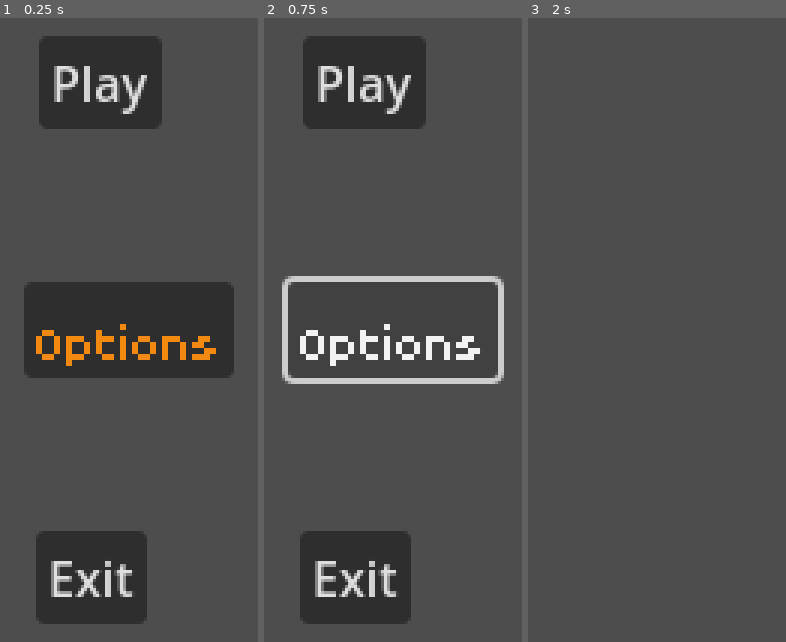
Above: before the commit, frames 1-3 (left to right).
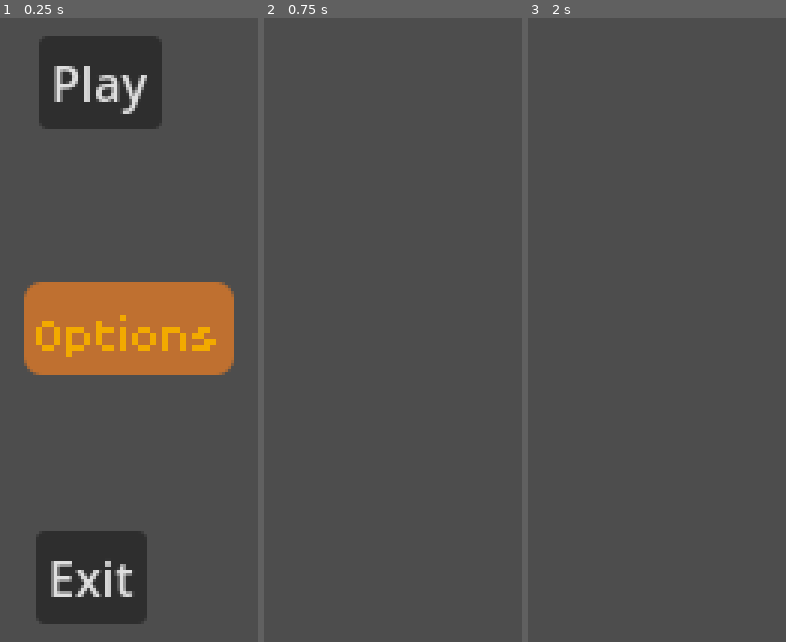
Above: after the commit, the same moments.

Repository: kimradion011107-lgtm/Oranges
Game: Godot game, scene res://data/scenes/ui/mainmenu.tscn
Same seed, same stepped clock (60 frames per second), same inputs: the game is played once before the commit and once after it.
Inputs (mouse positions are in pixels of both pictures, inside the frame that each line leads up to):
- Up to frame 1 (0.25 s): no input
- Up to frame 2 (0.75 s): click "Options" at 0.5 s
- Up to frame 3 (2 s): click (628, 80) at 1.25 s, where only the run before the commit has a clickable "Play"

The runs differ from the first frame. In frame 1, 12% of the frame differs, in the area x 9-91%, y 42-58%; in frame 2, 17%, in the area x 6-94%, y 2-98%; in frame 3, nothing differs.

Commit message:
UItheme2

Diff:
--- a/data/scripts/ui/mainmenu.gd
+++ b/data/scripts/ui/mainmenu.gd
@@ -7,7 +7,7 @@
 
 
 func _on_options_pressed() -> void:
-	get_tree().change_scene_to_file("res://data/Scenes/options.tscn")
+	get_tree().change_scene_to_file("res://data/scenes/ui/options.tscn")
 
 
 func _on_exit_pressed() -> void:
--- a/data/themes/orangefont.tres
+++ b/data/themes/orangefont.tres
@@ -1,8 +1,27 @@
-[gd_resource type="Theme" load_steps=2 format=3 uid="uid://w4aablv2coj6"]
+[gd_resource type="Theme" load_steps=4 format=3 uid="uid://w4aablv2coj6"]
 
 [ext_resource type="FontFile" uid="uid://b85iyqpwattin" path="res://data/themes/Poco.ttf" id="1_q565t"]
+
+[sub_resource type="StyleBoxFlat" id="StyleBoxFlat_q565t"]
+content_margin_bottom = 4.0
+bg_color = Color(0.63, 0.370125, 0.1575, 1)
+corner_radius_top_left = 6
+corner_radius_top_right = 6
+corner_radius_bottom_right = 6
+corner_radius_bottom_left = 6
+
+[sub_resource type="StyleBoxFlat" id="StyleBoxFlat_knxht"]
+content_margin_bottom = 4.0
+bg_color = Color(0.75, 0.440625, 0.1875, 1)
+corner_radius_top_left = 6
+corner_radius_top_right = 6
+corner_radius_bottom_right = 6
+corner_radius_bottom_left = 6
 
 [resource]
 default_font = ExtResource("1_q565t")
 default_font_size = 20
-Button/colors/font_color = Color(0.95, 0.5377, 0.0665, 1)
+Button/colors/font_color = Color(0.95, 0.665, 0, 1)
+Button/colors/font_hover_color = Color(0.94902, 0.537255, 0.0666667, 1)
+Button/styles/hover = SubResource("StyleBoxFlat_q565t")
+Button/styles/normal = SubResource("StyleBoxFlat_knxht")
